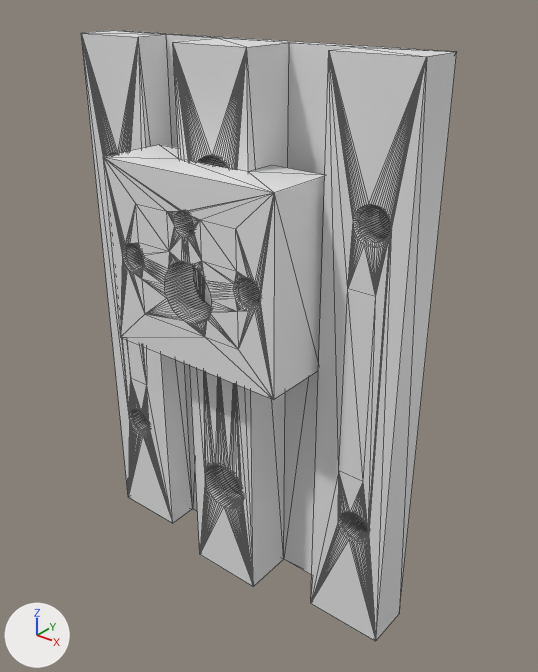
An edit to the OBJ model models/lite6_gripper/assets/lite6_gripper/visual/finger1_white.obj, drawn before and after from the same camera.
The view is the same before and after, from a 50 mm lens placed at (0.0381, -0.0409, 0.0284), pointed at (0.0025, 0.0037, 0.0008). Arrows for +X, +Y and +Z are at lower left; the lights stay in place. The picture after the commit comes second. Mesh edges are drawn as thin lines. Where no turn or scale is listed for an object, it has been applied to the vertices. Vertices at exactly the same position are counted once.

Names of what the first picture shows: 'finger1_white'.
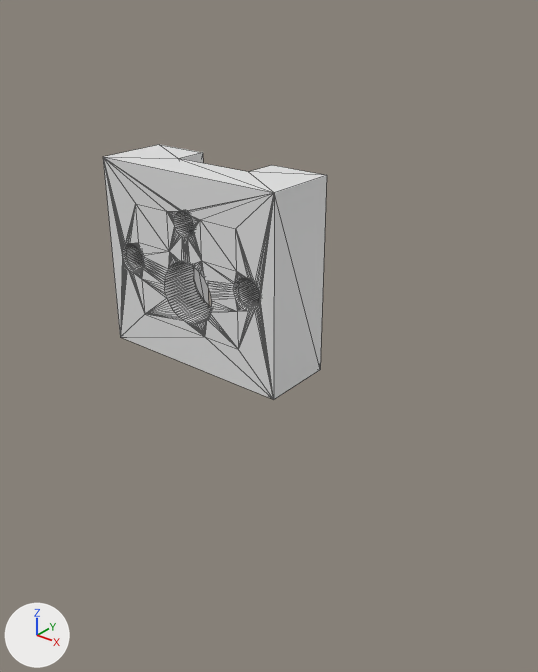
Pixel boxes [x1, y1, x2, y2] of what changed, in the pictures (538 x 672 px):
'finger1_white', reshaped (40% narrower, 58% shorter)
    before: [81, 30, 457, 641]
    after: [103, 145, 327, 400]
part 1 of me_finger1_white, deleted
    before: [81, 30, 457, 641]

Diff of the bpy script that builds the scene:
```diff
--- a/models/lite6_gripper/assets/lite6_gripper/visual/finger1_white.obj.py
+++ b/models/lite6_gripper/assets/lite6_gripper/visual/finger1_white.obj.py
@@ me_finger1_white @@
 # used by ob_finger1_white; location = (0.0, 0.0, 0.0)
-me_finger1_white.from_pydata(...)  # 1597 vertices, 3190 faces; spans x -0.016..0.016, y -0.0033..0.0057, z -0.024..0.024
+me_finger1_white.from_pydata(...)  # 537 vertices, 1074 faces; spans x -0.0085..0.0085, y -0.0033..0.0027, z 0.0..0.0156
+# me_finger1_white part 1: the loose piece of 1060 vertices spanning x -0.016..0.016, y 0.0..0.0057, z -0.024..0.024 is deleted
```
